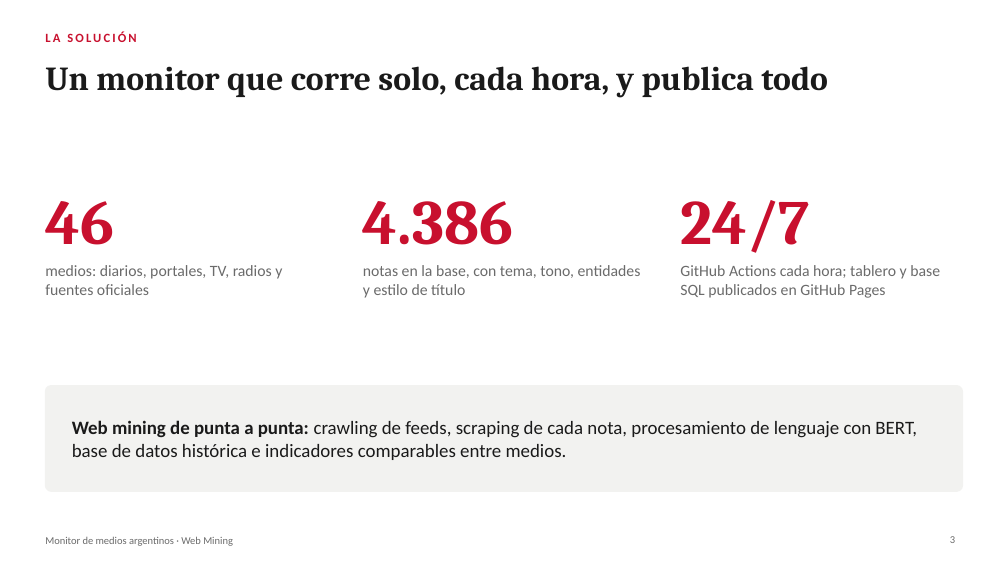
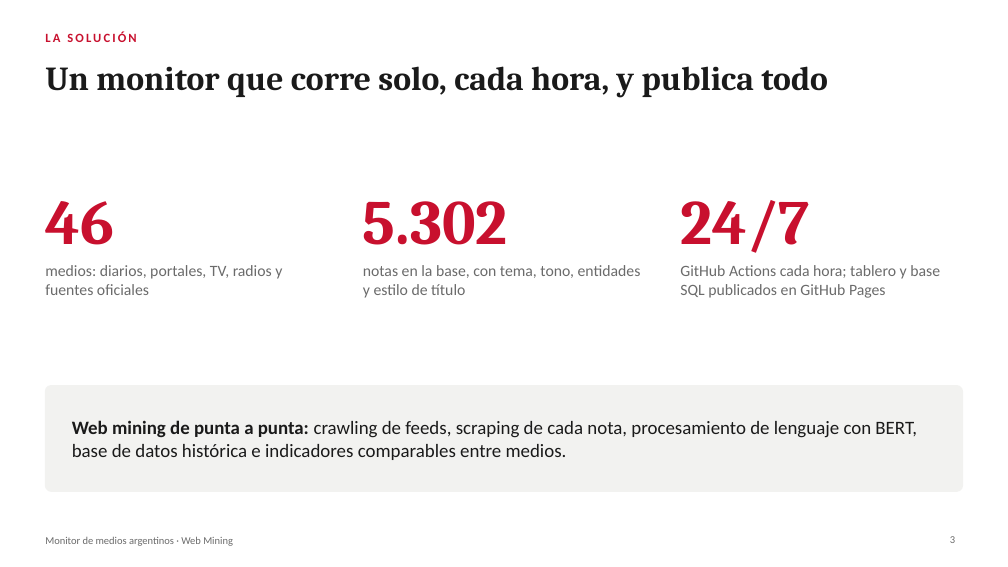
Before and after one commit to miguegarrone-blip/Web-Mining, a slide deck: slide 3 of docs/presentacion-tp.pptx. Drawn at 1008x567 pixels with LibreOffice and Linux fonts; fonts in the diff are those of the drawing. Boxes give left, top, right and bottom in pixels: in the first picture for what was removed or moved away, otherwise in the second. Text is boxed around its words. In the diff, an @@ line names an element or a change of style, - is before the commit and + after.

```diff
--- a/docs/presentacion-tp.pptx
+++ b/docs/presentacion-tp.pptx
@@ text at <box>363,201,508,245</box>: text changed @@
-4.386
+5.302
```
Also in this commit, not shown: 8 other slides changed, 4 slides added, 12 other files.
